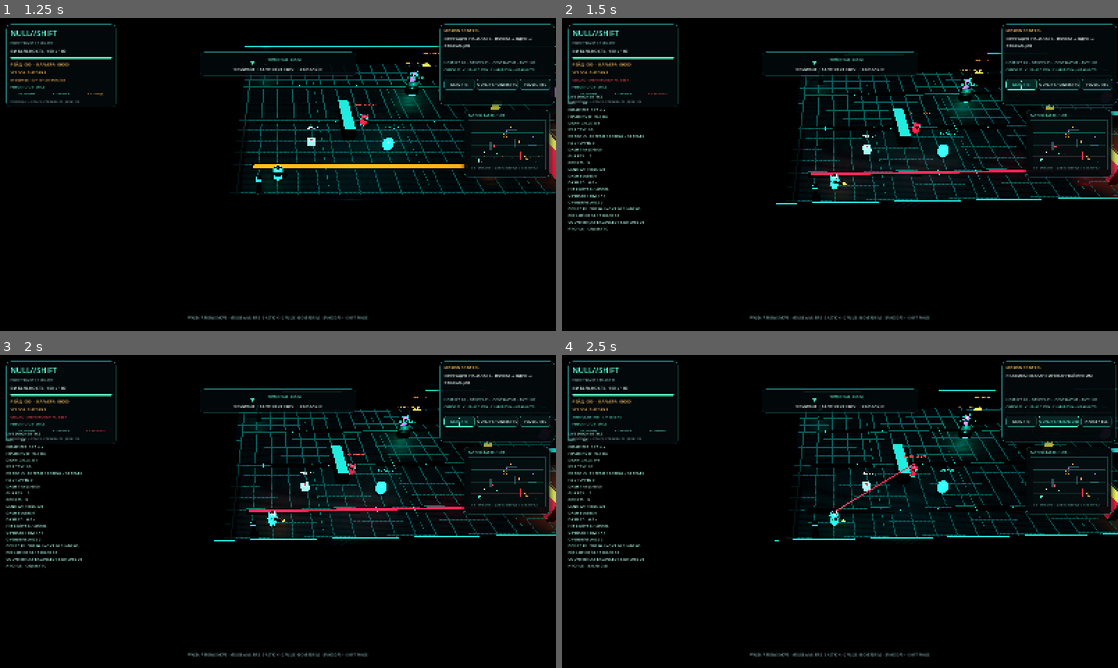
Above: before the commit, frames 1-4 (two rows, left to right).
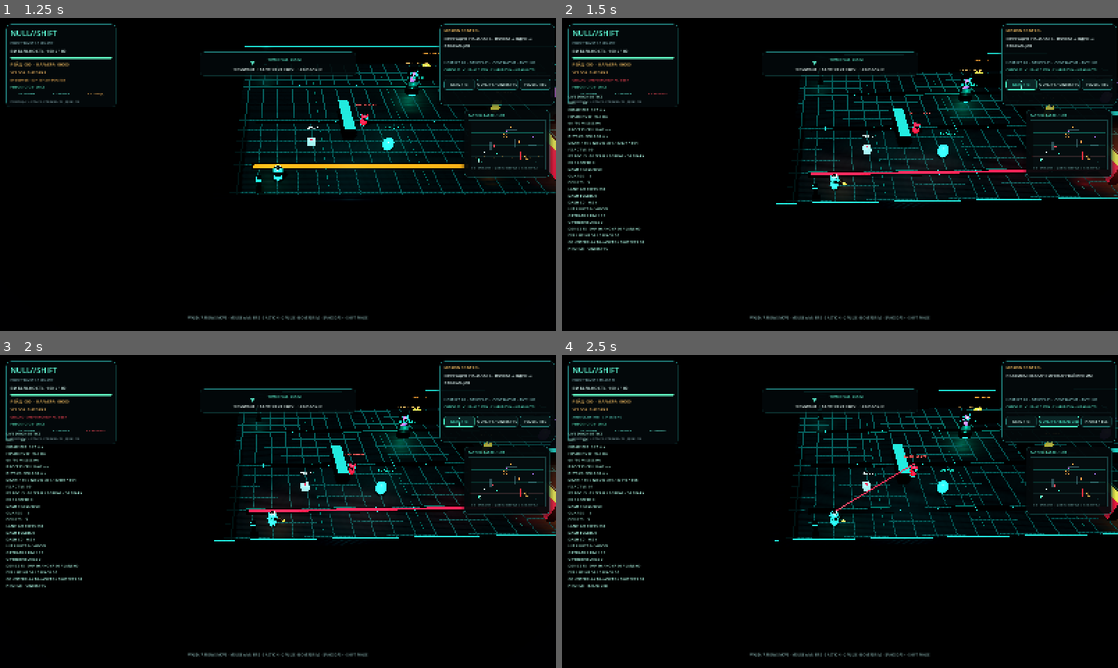
Above: after the commit, the same moments.

Repository: HADJAL001/osgard-world
Game: Godot game, scene res://scenes/main.tscn
Same seed, same stepped clock (60 frames per second), same inputs: the game is played once before the commit and once after it.
Inputs:
- Up to frame 1 (1.25 s): click "НАЧАТЬ РЕЙД / ENTER" at 0.5 s
- Up to frame 2 (1.5 s): click "DIAG / F3" at 1.25 s
- Up to frame 3 (2 s): no input
- Up to frame 4 (2.5 s): click "QUALITY / CINEMATIC" at 2 s

Frame 1 is identical in both runs. In frame 2, 1.1% of the frame differs, in the area x 1-15%, y 33-75%; in frame 3, 1.1%; in frame 4, 1.1%.

Commit message:
Upgrade Godot adaptive quality and frame-budget telemetry

Diff:
--- a/godot/null-shift/scripts/main.gd
+++ b/godot/null-shift/scripts/main.gd
@@ -135,11 +135,19 @@
 var elapsed := 0.0
 var hud_clock := 0.0
 var frame_samples: Array[float] = []
+var frame_budget_misses: Array[float] = []
 var fps_p95_ms := 0.0
 var diagnostics_enabled := false
 var cinematic_quality := true
 var performance_quality := false
-var adaptive_quality_degraded := false
+var adaptive_quality_level := 0 # 0=Cinematic, 1=soft optimization, 2=hard optimization
+var adaptive_quality_degraded: bool = false:
+	set(value):
+		adaptive_quality_degraded = value
+		if value:
+			adaptive_quality_level = 2
+		elif adaptive_quality_level >= 2:
+			adaptive_quality_level = 0
 var adaptive_quality_clock := 0.0
 var adaptive_slow_windows := 0
 var adaptive_fast_windows := 0
@@ -436,6 +444,12 @@
 	operator_leg_pivots.clear()
 	frame_samples = frame_samples.duplicate()
 	frame_samples.clear()
+	frame_budget_misses = frame_budget_misses.duplicate()
+	frame_budget_misses.clear()
+	adaptive_quality_level = 0
+	adaptive_quality_degraded = false
+	adaptive_slow_windows = 0
+	adaptive_fast_windows = 0
 	local_lights = local_lights.duplicate()
 	local_lights.clear()
 	mobile_move_buttons = mobile_move_buttons.duplicate()
@@ -474,8 +488,11 @@
 	if camera_shake_timer <= 0.0:
 		camera_shake_strength = 0.0
 	frame_samples.append(current_frame_ms)
+	frame_budget_misses.append(1.0 if current_frame_ms > (1000.0 / 60.0) else 0.0)
 	if frame_samples.size() > 120:
 		frame_samples.pop_front()
+	if frame_budget_misses.size() > 120:
+		frame_budget_misses.pop_front()
 	adaptive_quality_clock += maxf(0.0, delta)
 	if adaptive_quality_clock >= 1.25:
 		adaptive_quality_clock = fmod(adaptive_quality_clock, 1.25)
@@ -3526,14 +3543,16 @@
 
 func _apply_quality_mode() -> void:
 	if not cinematic_quality:
+		adaptive_quality_level = 0
 		adaptive_quality_degraded = false
 		adaptive_slow_windows = 0
 		adaptive_fast_windows = 0
 	_apply_surface_detail_quality()
-	var cinematic_effects: bool = cinematic_quality and not adaptive_quality_degraded
-	var balanced_effects: bool = not performance_quality and not adaptive_quality_degraded
+	var cinematic_effects: bool = cinematic_quality and adaptive_quality_level < 2
+	var balanced_effects: bool = not performance_quality and adaptive_quality_level < 2
 	if is_instance_valid(world_environment) and is_instance_valid(world_environment.environment):
 		world_environment.environment.glow_enabled = cinematic_effects
+		world_environment.environment.glow_intensity = 0.48 if cinematic_quality and adaptive_quality_level == 1 else 0.72
 	if is_instance_valid(key_light):
 		key_light.shadow_enabled = balanced_effects
 	if is_instance_valid(fill_light):
@@ -3546,13 +3565,14 @@
 		if is_instance_valid(impact_light):
 			impact_light.visible = float(impact_state.get("remaining", 0.0)) > 0.0 and balanced_effects
 	if is_instance_valid(atmosphere_particles):
-		atmosphere_particles.amount = 72 if cinematic_effects else (32 if balanced_effects else 8)
-		atmosphere_particles.speed_scale = 1.0 if cinematic_effects else 0.72
-		atmosphere_particles.emitting = not performance_quality and not adaptive_quality_degraded
+		atmosphere_particles.amount = 72 if cinematic_effects and adaptive_quality_level == 0 else (46 if cinematic_effects and adaptive_quality_level == 1 else (32 if balanced_effects else 8))
+		atmosphere_particles.speed_scale = 1.0 if cinematic_effects and adaptive_quality_level == 0 else (0.82 if cinematic_effects and adaptive_quality_level == 1 else 0.72)
+		atmosphere_particles.emitting = not performance_quality and adaptive_quality_level < 2
 		atmosphere_particles.visible = atmosphere_particles.emitting
 	var mode_name: String = "CINEMATIC" if cinematic_quality else ("PERFORMANCE" if performance_quality else "BALANCED")
+	var adaptive_mode_name: String = "AUTO-OPTIMIZED II" if adaptive_quality_level >= 2 else ("AUTO-OPTIMIZED I" if adaptive_quality_level == 1 else mode_name)
 	if is_instance_valid(status_subtitle):
-		status_subtitle.text = "PHASE TRANSIT / AUTO-OPTIMIZED" if adaptive_quality_degraded else "PHASE TRANSIT / %s" % mode_name
+		status_subtitle.text = "PHASE TRANSIT / %s" % adaptive_mode_name
 	if is_instance_valid(quality_button):
 		quality_button.text = "QUALITY / %s" % mode_name
 	if is_instance_valid(mobile_quality_button):
@@ -3566,7 +3586,7 @@
 
 func _apply_surface_detail_quality() -> void:
 	# Albedo remains on in all profiles; normal and roughness maps scale with the GPU budget.
-	var use_detail_maps: bool = not performance_quality and not adaptive_quality_degraded
+	var use_detail_maps: bool = not performance_quality and adaptive_quality_level < 2
 	for material_name in ["floor", "wall", "wall_trim"]:
 		var surface_material: StandardMaterial3D = materials.get(material_name) as StandardMaterial3D
 		if not is_instance_valid(surface_material):
@@ -3596,14 +3616,18 @@
 	if mean_ms >= 20.0 or p95_ms >= 28.0:
 		adaptive_slow_windows += 1
 		adaptive_fast_windows = 0
-		if adaptive_slow_windows >= 2 and not adaptive_quality_degraded:
-			adaptive_quality_degraded = true
+		if adaptive_slow_windows >= 2 and adaptive_quality_level < 2:
+			adaptive_quality_level += 1
+			adaptive_quality_degraded = adaptive_quality_level >= 2
+			adaptive_slow_windows = 0
 			_apply_quality_mode()
 	elif mean_ms <= 16.8 and p95_ms <= 21.0:
 		adaptive_fast_windows += 1
 		adaptive_slow_windows = 0
-		if adaptive_fast_windows >= 4 and adaptive_quality_degraded:
-			adaptive_quality_degraded = false
+		if adaptive_fast_windows >= 4 and adaptive_quality_level > 0:
+			adaptive_quality_level -= 1
+			adaptive_quality_degraded = adaptive_quality_level >= 2
+			adaptive_fast_windows = 0
 			_apply_quality_mode()
 	else:
 		adaptive_slow_windows = 0
@@ -4767,11 +4791,19 @@
 			p95 = samples[clampi(int(ceil(float(samples.size() - 1) * 0.95)), 0, samples.size() - 1)]
 		fps_p95_ms = p95
 		var draw_calls := int(Performance.get_monitor(Performance.RENDER_TOTAL_DRAW_CALLS_IN_FRAME))
+		var primitives := int(Performance.get_monitor(Performance.RENDER_TOTAL_PRIMITIVES_IN_FRAME))
+		var scene_nodes := int(Performance.get_monitor(Performance.OBJECT_NODE_COUNT))
+		var process_cpu_ms: float = float(Performance.get_monitor(Performance.TIME_PROCESS)) * 1000.0
+		var physics_cpu_ms: float = float(Performance.get_monitor(Performance.TIME_PHYSICS_PROCESS)) * 1000.0
+		var budget_misses := 0.0
+		for miss in frame_budget_misses:
+			budget_misses += miss
+		var budget_miss_percent: float = budget_misses / maxf(1.0, float(frame_budget_misses.size())) * 100.0
 		var active_impact_lights: int = _active_impact_light_count()
 		var operator_rim_active: int = int(is_instance_valid(operator_rim_light) and operator_rim_light.visible)
-		var profile: String = "PERFORMANCE" if performance_quality else ("BALANCED" if not cinematic_quality else ("AUTO-OPTIMIZED" if adaptive_quality_degraded else "CINEMATIC"))
-		diagnostics_label.text = "LIVE DIAGNOSTICS\nFPS        %02d\nFRAME P95  %.1f ms\nFRAME NOW  %.1f ms\nDRAW CALLS %d\nFX ACTIVE  %02d\nFX POOLS   %02d BE …(339 unchanged characters)…
-			Engine.get_frames_per_second(), fps_p95_ms, current_frame_ms, draw_calls,
+		var profile: String = "PERFORMANCE" if performance_quality else ("BALANCED" if not cinematic_quality else ("AUTO-OPTIMIZED II" if adaptive_quality_level >= 2 else ("AUTO-OPTIMIZED I" if adaptive_quality_level == 1 else "CINEMATIC")))
+		diagnostics_label.text = "LIVE DIAGNOSTICS\nFPS        %02d\nFRAME P95  %.1f ms\nFRAME NOW  %.1f ms\n60 FPS MISSES %.0f%%\nPROCESS CPU %.2f ms\nPHYSICS CPU %.2f ms\nDRAW / TRI / NODES %d / %d / %d\nFX ACTIVE  %02d\nFX POOLS   %02d BE …(339 unchanged characters)…
+			Engine.get_frames_per_second(), fps_p95_ms, current_frame_ms, budget_miss_percent, process_cpu_ms, physics_cpu_ms, draw_calls, primitives, scene_nodes,
 			effects.size(), beam_pool.size(), ring_pool.size(), spark_pool.size(), effect_pool_exhaustions,
 			dash_trails_emitted, guards.size(), _living_device_count(), phase_lane_disruptions, dash_evasions, dash_cooldown, ac …(268 unchanged characters)…
 		]
--- a/godot/null-shift/tests/runtime_smoke.gd
+++ b/godot/null-shift/tests/runtime_smoke.gd
@@ -607,8 +607,24 @@
 	game.phase_clock = 0.0
 	game._update_phase_lanes(0.0)
 
+	print("RUNTIME_STAGE: live frame-budget diagnostics")
+	var saved_diagnostics_enabled: bool = game.diagnostics_enabled
+	var saved_frame_samples: Array[float] = game.frame_samples.duplicate()
+	var saved_budget_samples: Array[float] = game.frame_budget_misses.duplicate()
+	game.diagnostics_enabled = true
+	game.frame_samples = [10.0, 17.0, 29.0]
+	game.frame_budget_misses = [0.0, 1.0, 1.0]
+	game._update_hud()
+	if not _expect(game.diagnostics_label.text.contains("60 FPS MISSES") and game.diagnostics_label.text.contains("PROCESS CPU") and game.diagnostics_label.text.contains("PHYSICS CPU") and game.diagnostics_label.text.contains("DRAW / TRI / NODES"), "live diagnostics must expose frame-budget misses, process/physics timing, draw calls, primitives and scene nodes"):
+		return
+	game.diagnostics_enabled = saved_diagnostics_enabled
+	game.frame_samples = saved_frame_samples
+	game.frame_budget_misses = saved_budget_samples
+	game._update_hud()
+
 	print("RUNTIME_STAGE: adaptive graphics quality")
 	game.cinematic_quality = true
+	game.adaptive_quality_level = 0
 	game.adaptive_quality_degraded = false
 	game.adaptive_slow_windows = 0
 	game.adaptive_fast_windows = 0
@@ -616,16 +632,24 @@
 	if not _expect(is_instance_valid(game.atmosphere_particles) and game.atmosphere_particles.emitting and game.atmosphere_particles.amount == 72, "cinematic profile must enable the high-quality suspended dust field"):
 		return
 	game._evaluate_adaptive_quality(25.0, 34.0)
-	if not _expect(not game.adaptive_quality_degraded, "adaptive quality must require sustained slow windows"):
+	if not _expect(not game.adaptive_quality_degraded and game.adaptive_quality_level == 0, "adaptive quality must require sustained slow windows"):
 		return
 	game._evaluate_adaptive_quality(25.0, 34.0)
-	if not _expect(game.adaptive_quality_degraded, "sustained frame-time pressure must enable the optimized profile"):
-		return
-	if not _expect(not game.world_environment.environment.glow_enabled and not game.key_light.shadow_enabled and not game.fill_light.visible and not game.atmosphere_particles.emitting and not game.atmosphere_particles.visible, "optimized profile must lower expensive cinematic effects and suspend atmospheric particles"):
+	if not _expect(not game.adaptive_quality_degraded and game.adaptive_quality_level == 1 and game.atmosphere_particles.amount == 46 and game.atmosphere_particles.emitting and game.world_environment.environment.glow_enabled and game.key_light.shadow_enabled, "first optimization tier must reduce particle density while preserving the cinematic lights and glow"):
+		return
+	game._evaluate_adaptive_quality(25.0, 34.0)
+	game._evaluate_adaptive_quality(25.0, 34.0)
+	if not _expect(game.adaptive_quality_degraded and game.adaptive_quality_level == 2, "continued pressure must escalate to the hard optimization tier only after another sustained window"):
+		return
+	if not _expect(not game.world_environment.environment.glow_enabled and not game.key_light.shadow_enabled and not game.fill_light.visible and not game.atmosphere_particles.emitting and not game.atmosphere_particles.visible, "hard optimized profile must lower expensive cinematic effects and suspend atmospheric particles"):
 		return
 	for _window in range(4):
 		game._evaluate_adaptive_quality(15.5, 19.5)
-	if not _expect(not game.adaptive_quality_degraded and game.world_environment.environment.glow_enabled and game.key_light.shadow_enabled and game.fill_light.visible and game.atmosphere_particles.emitting and game.atmosphere_particles.amount == 72, "stable frame pacing must restore cinematic effects and atmosphere density"):
+	if not _expect(not game.adaptive_quality_degraded and game.adaptive_quality_level == 1 and game.world_environment.environment.glow_enabled and game.key_light.shadow_enabled and game.fill_light.visible and game.atmosphere_particles.emitting and game.atmosphere_particles.amount == 46, "first recovery tier must restore cinematic lights while retaining a reduced particle density"):
+		return
+	for _window in range(4):
+		game._evaluate_adaptive_quality(15.5, 19.5)
+	if not _expect(not game.adaptive_quality_degraded and game.adaptive_quality_level == 0 and game.atmosphere_particles.amount == 72, "continued stable frame pacing must fully restore cinematic atmosphere density"):
 		return
 	game.performance_quality = true
 	game._apply_quality_mode()
Not shown, changed: docs/04_NULL_SHIFT_GAME_DESIGN.md
Not shown, added: docs/NULL_SHIFT_ENGINEERING_MASTERPLAN.md
Not shown, changed: godot/null-shift/README.md
Not shown, changed: scripts/null-shift-godot-smoke.mjs
